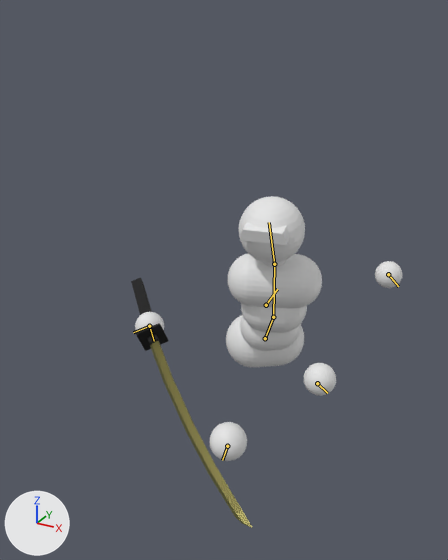
A saved change to the Blender file asset_raws/simple_combat_char.blend.
The view is the same before and after, from a camera (50 mm lens) standing at (1.07, -1.26, 2.17) and looking at (-0.36, 1.34, 0.87). Every picture has the same lights, and +X, +Y and +Z are marked at lower left. Both versions are drawn at frame 4 of the action 'Hurt_parry_right'; the numbers are the values there. The bones that bend it are drawn over the model as lines.

The first picture shows 'Body', 'Sword'.
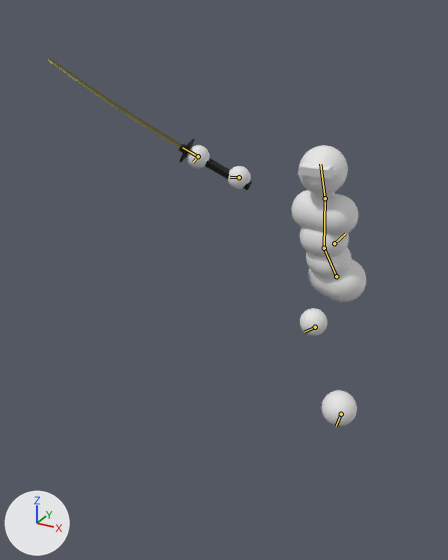
Patch to the scene script:
```diff
--- a/asset_raws/simple_combat_char.blend.py
+++ b/asset_raws/simple_combat_char.blend.py
@@ bone_root_bone @@
 bone_root_bone = bpy.data.objects['Armature'].pose.bones['Root bone']
-bone_root_bone.location = (0.0, 1.069, 0.0)
-bone_root_bone.rotation_quaternion = (0.933, 0.0, 0.0, 0.067)  # degrees (0, 0, 8)
+bone_root_bone.location = (0.0, 2.0, 0.0)
+bone_root_bone.rotation_quaternion = (1.0, 0.0, 0.0, 0.0)  # degrees (0, 0, 0)
@@ bone_lower_back @@
 bone_lower_back = bpy.data.objects['Armature'].pose.bones['Lower back']  # child of 'Root bone'
-bone_lower_back.location = (0.0, -0.175, -0.017)
-bone_lower_back.rotation_quaternion = (0.925, -0.27, 0.234, 0.095)  # degrees (-32, 29, 3)
+bone_lower_back.location = (-0.029, -0.202, -0.02)
+bone_lower_back.rotation_quaternion = (0.951, -0.208, -0.217, -0.07)  # degrees (-24, -26, -3)
@@ bone_upper_back @@
 bone_upper_back = bpy.data.objects['Armature'].pose.bones['Upper back']  # child of 'Lower back'
-bone_upper_back.rotation_quaternion = (0.987, 0.075, -0.125, -0.047)  # degrees (10, -14, -7)
+bone_upper_back.rotation_quaternion = (0.986, 0.109, 0.123, 0.021)  # degrees (13, 14, 4)
@@ bone_head @@
 bone_head = bpy.data.objects['Armature'].pose.bones['Head']  # child of 'Upper back'
-bone_head.rotation_quaternion = (0.989, 0.102, -0.078, -0.055)  # degrees (12, -8, -7)
+bone_head.rotation_quaternion = (0.993, 0.002, 0.097, 0.063)  # degrees (1, 11, 7)
@@ bone_hand_l @@
 bone_hand_l = bpy.data.objects['Armature'].pose.bones['Hand.L']  # child of 'Root bone'
-bone_hand_l.location = (-0.323, -0.215, 0.237)
-bone_hand_l.rotation_quaternion = (0.918, -0.276, 0.109, 0.257)  # degrees (-29, 20, 26)
+bone_hand_l.location = (-0.034, -1.136, -0.399)
+bone_hand_l.rotation_quaternion = (0.519, -0.727, -0.344, 0.29)  # degrees (-107, 4, 53)
@@ bone_foot_l @@
 bone_foot_l = bpy.data.objects['Armature'].pose.bones['Foot.L']  # child of 'Root bone'
-bone_foot_l.location = (-0.268, -0.647, 0.295)
-bone_foot_l.rotation_quaternion = (0.904, 0.352, -0.146, -0.008)  # degrees (44, -16, -7)
+bone_foot_l.location = (0.157, 0.363, -0.059)
+bone_foot_l.rotation_quaternion = (0.981, -0.179, 0.079, 0.011)  # degrees (-21, 9, 0)
@@ bone_hand_r @@
 bone_hand_r = bpy.data.objects['Armature'].pose.bones['Hand.R']  # child of 'Root bone'
-bone_hand_r.location = (-0.435, -0.347, 0.404)
-bone_hand_r.rotation_quaternion = (0.911, 0.283, -0.166, 0.129)  # degrees (33, -23, 9)
+bone_hand_r.location = (0.066, -0.106, 0.466)
+bone_hand_r.rotation_quaternion = (0.213, 0.129, 0.604, 0.757)  # degrees (76, 4, 151)
@@ bone_foot_r @@
 bone_foot_r = bpy.data.objects['Armature'].pose.bones['Foot.R']  # child of 'Root bone'
-bone_foot_r.location = (-0.004, 0.009, 0.057)
-bone_foot_r.rotation_quaternion = (0.978, -0.178, -0.073, -0.003)  # degrees (-21, -8, 1)
+bone_foot_r.location = (0.157, -0.399, 0.335)
+bone_foot_r.rotation_quaternion = (0.961, 0.253, 0.112, 0.015)  # degrees (30, 12, 5)
@@ bone_sword_attachment @@
 bone_sword_attachment = bpy.data.objects['Armature'].pose.bones['Sword attachment']  # child of 'Root bone'
-bone_sword_attachment.location = (0.347, 0.404, 0.435)
-bone_sword_attachment.rotation_quaternion = (0.911, 0.166, 0.129, -0.283)  # degrees (15, 20, -32)
+bone_sword_attachment.location = (0.106, 0.466, -0.066)
+bone_sword_attachment.rotation_quaternion = (0.213, -0.604, 0.757, -0.129)  # degrees (-153, 10, -100)
```

Location of each change, [x1, y1, x2, y2] in pixels of the pictures (448 x 560 px):
'Body', posed (33% narrower, 6% taller): before [135, 196, 402, 461]; after [187, 145, 366, 426]
'Sword', posed (69% wider, 47% shorter): before [131, 277, 252, 528]; after [47, 57, 252, 190]
bone 'Root bone', root to tip: before (266, 305) to (277, 289); after (334, 243) to (345, 233)
bone 'Lower back', root to tip: before (265, 338) to (273, 317); after (336, 276) to (324, 248)
bone 'Upper back', root to tip: before (273, 317) to (274, 264); after (324, 248) to (325, 198)
bone 'Head', root to tip: before (274, 264) to (269, 222); after (325, 198) to (320, 164)
bone 'Hand.L', root to tip: before (388, 274) to (398, 286); after (239, 177) to (230, 177)
bone 'Foot.L', root to tip: before (317, 383) to (327, 393); after (341, 414) to (336, 426)
bone 'Hand.R', root to tip: before (149, 326) to (133, 332); after (198, 156) to (193, 162)
bone 'Foot.R', root to tip: before (227, 446) to (222, 460); after (315, 327) to (304, 332)
bone 'Sword attachment', root to tip: before (149, 326) to (154, 341); after (198, 156) to (182, 147)
